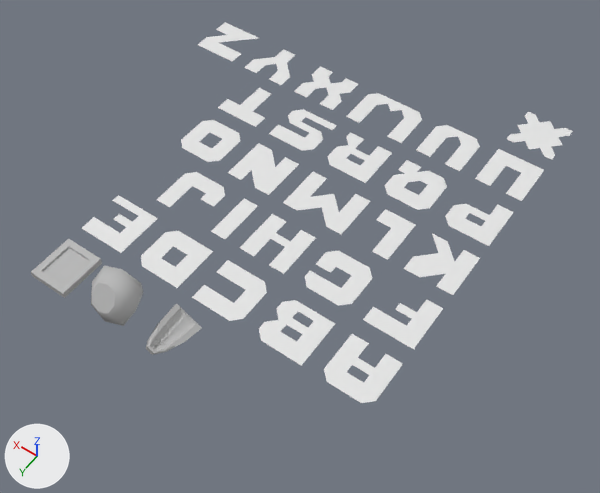
Two versions of the Blender file meshes/menu.blend, one commit apart.
Rendered twice from a camera (50 mm lens) standing at (-20.9, 19.8, 35.8) and looking at (-3.6, -4.4, -2.2). The lights are fixed; the arrows at lower left show +X, +Y and +Z.

In view in the first picture: '!', '#', '@', 'A', 'B', 'C', 'D', 'F', 'G', 'H', 'K', 'M', 'N'.
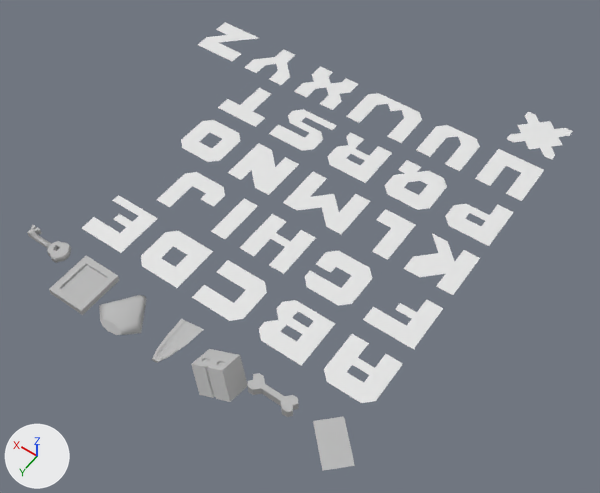
Where the newer file only moved an object's origin or applied its transform, the numbers keep the older frame.

Edits to the bpy script that builds the scene:
```text
Add mat_lambert1_005:
    mat_lambert1_005 = diffuse_material('lambert1.005')
    mat_lambert1_005.base_color = (0.5, 0.5, 0.5)  # grey #bcbcbc
Add mat_lambert1_006:
    mat_lambert1_006 = diffuse_material('lambert1.006')
    mat_lambert1_006.base_color = (0.5, 0.5, 0.5)  # grey #bcbcbc
Add mat_lambert1_007:
    mat_lambert1_007 = diffuse_material('lambert1.007')
    mat_lambert1_007.base_color = (0.5, 0.5, 0.5)  # grey #bcbcbc
Change me_x:
    where me_x.from_pydata(...)  # 184 vertices, 356 faces; spans x -1.01..0.79, y 0.03..2.71, z -0.63..0.29
    used by ob_x; location = (-2.5, 4.0, 0.0); rotation_euler = (0.0, -0.509, 0.0), in degrees (0, -29, 0)
    me_x part 2: the whole mesh is multiplied about its middle by the matrix ((0.646, 0.0, 0.081), (0.0, 1.0, 0.0), (-0.628, 0.0, 0.622)), then moved by (-0.47, 0.0, -0.35)
Change me_x_1:
    where me_x_1.from_pydata(...)  # 81 vertices, 158 faces; spans x -1.18..1.2, y 0.05..0.44, z -2.89..-0.12
    used by ob_x_1; location = (4.5, 4.0, 0.0); rotation_euler = (1.571, 0.0, 0.0), in degrees (90, 0, 0)
    me_x_1 part 3: the whole mesh is moved by (-1.0, -0.83, 0.07)
Change me_x_2:
    used by ob_x_2; location = (0.5, 4.0, 0.0); rotation_euler = (1.571, 0.0, 0.0), in degrees (90, 0, 0); scale = (8.0, 8.5, 8.0)
    remove me_x_2.from_pydata(...)  # 26 vertices, 48 faces; spans x -0.188..0.188, y -0.019..0.302, z -0.369..-0.008
    add me_x_2.from_pydata(...)  # 26 vertices, 48 faces; spans x -0.185..0.186, y -0.122..-0.028, z -0.346..-0.004
    me_x_2 part 1: 26 of 26 vertices moved; they spanned x -0.188..0.188, y -0.019..0.302, z -0.369..-0.008 and now span x -0.185..0.186, y -0.122..-0.028, z -0.346..-0.004; mean shift (0.0, -0.214, -0.003); largest move (-0.141, 0.268, -0.143) -> (0.186, -0.075, -0.239)
Add me_x_3_1:
    me_x_3_1.from_pydata(...)  # 945 vertices, 1872 faces; spans x -1.41..1.27, y 0.07..2.45, z -2.33..-0.04
    me_x_3_1.materials.append(mat_lambert1_005)  # grey #bcbcbc
Add me_x_2_1:
    me_x_2_1.from_pydata(...)  # 44 vertices, 84 faces; spans x -1.46..1.28, y 0.35..1.27, z -0.95..-0.41
    me_x_2_1.materials.append(mat_lambert1_006)  # grey #bcbcbc
Add me_x_1_1:
    me_x_1_1.from_pydata([(-0.4, 2.83, -0.04), (1.35, 1.08, -0.04), (-1.45, 1.78, -0.04), (0.3, 0.02, -0.04), (-0.58, 2.65, -0.04), (1.17, 0.9, -0.04)], [], [(2, 5, 3), (5, 2, 4), (0, 5, 4), (5, 0, 1)])
    me_x_1_1.materials.append(mat_lambert1_007)  # grey #bcbcbc
Add me_x_9:
    me_x_9.from_pydata(...)  # 84 vertices, 166 faces; spans x -1.58..1.43, y 0.19..1.34, z -0.45..-0.07
    me_x_9.materials.append(mat_lambert1)  # grey #bcbcbc
Add ob_x_3_1:
    ob_x_3_1 = bpy.data.objects.new('$', me_x_3_1)
    ob_x_3_1.location = (-5.5, 4.0, 0.0)
Add ob_x_2_1:
    ob_x_2_1 = bpy.data.objects.new('%', me_x_2_1)
    ob_x_2_1.location = (-8.5, 4.0, 0.0)
Add ob_x_1_1:
    ob_x_1_1 = bpy.data.objects.new('^', me_x_1_1)
    ob_x_1_1.location = (-12.5, 4.0, 0.0)
Add ob_x_9:
    ob_x_9 = bpy.data.objects.new('&', me_x_9)
    ob_x_9.location = (7.0, 4.0, 0.0)
```

Pixel boxes [x1, y1, x2, y2] of what changed, in the pictures (600 x 493 px):
'@', mesh moved
    before: [31, 239, 102, 298]
    after: [49, 256, 119, 315]
'!', reshaped (8% narrower, 33% shorter)
    before: [91, 266, 143, 326]
    after: [99, 295, 147, 335]
'$', added
    after: [191, 349, 248, 402]
'#', reshaped (7% narrower, 13% shorter)
    before: [146, 304, 202, 355]
    after: [152, 319, 204, 363]
'^', added
    after: [313, 416, 355, 471]
'%', added
    after: [248, 373, 299, 417]
'&', added
    after: [27, 225, 71, 263]
